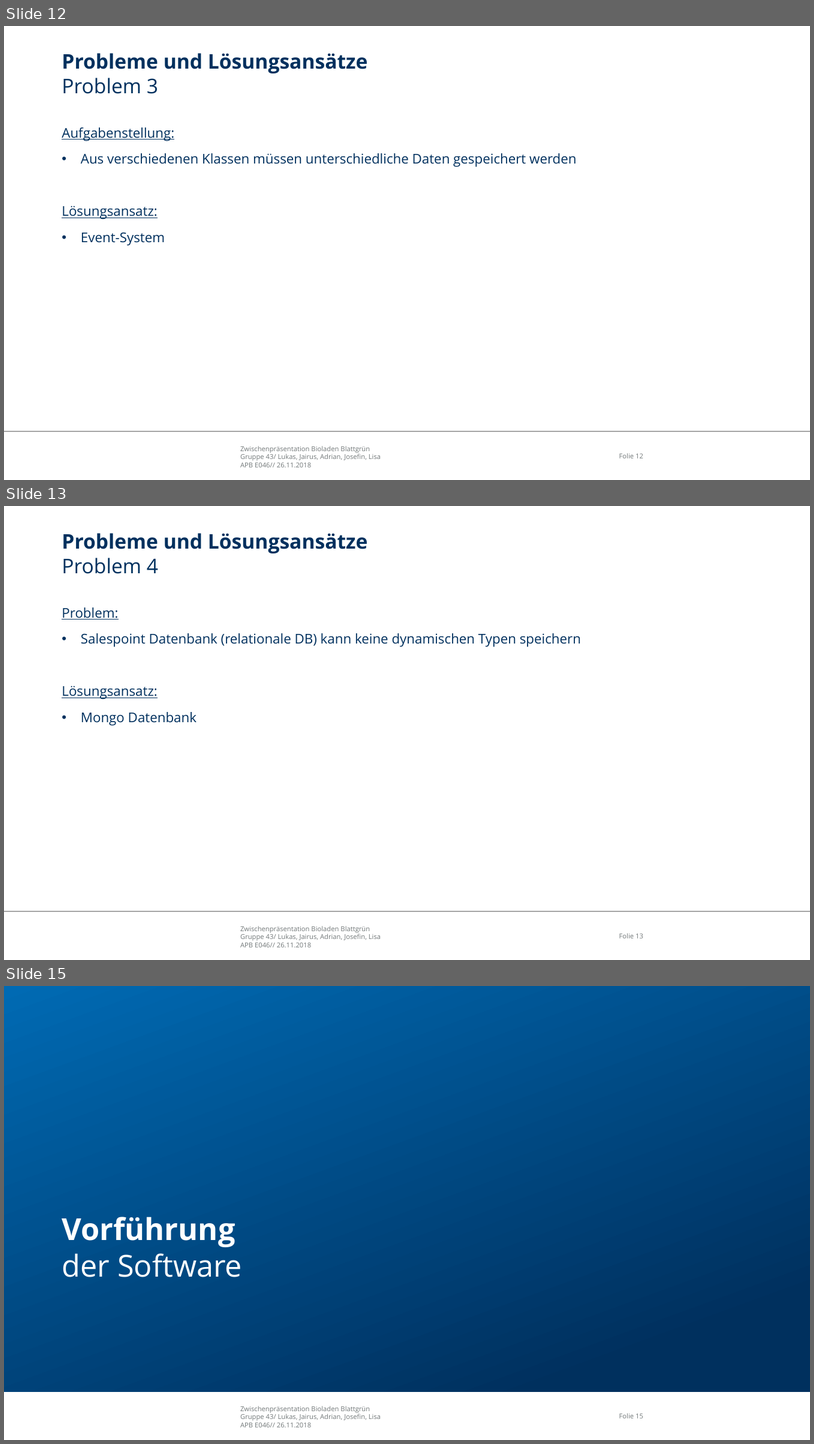
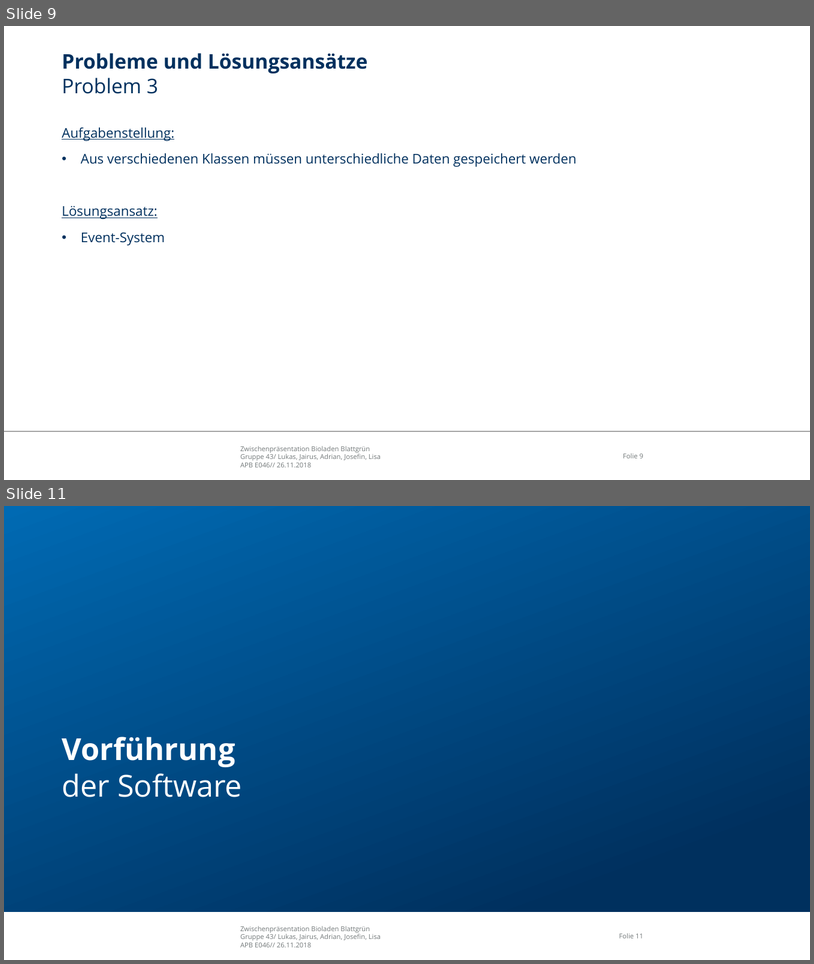
Before and after one commit to LimitlessGreen/swt18w43, a slide deck: src/main/presentation/Zwischenpraesentation.pptx. Shown one above the other, each under a label of ours: slides 12, 13 and 15 before the commit, slides 9 and 11 after it; the slides between them are not shown. The pictures are 814x1444 and 814x964 pixels, drawn with LibreOffice and Linux fonts; fonts in the diff are those of the drawing; background and template pictures are left out. Boxes give left, top, right and bottom in pixels: in the first picture for what was removed or moved away, otherwise in the second. Text is boxed around its words. In the diff, an @@ line names an element or a change of style, - is before the commit and + after.

```diff
--- a/src/main/presentation/Zwischenpraesentation.pptx
+++ b/src/main/presentation/Zwischenpraesentation.pptx
@@ slide 13 removed at [4,506,810,960], background #FFFFFF; not listed: 3 template elements that a slide beside it also shows @@
@@ title removed at [62,533,368,574] @@
-Probleme und Lösungsansätze
-Problem 4
@@ text removed at [62,607,581,726] @@
-Problem:
-• Salespoint Datenbank (relationale DB) kann keine dynamischen Typen speichern
-Lösungsansatz:
-• Mongo Datenbank
@@ what was slide 12 is now slide 9 @@
@@ page number at [623,453,644,458]: text changed @@
-Folie 12
+Folie 9
@@ what was slide 15 is now slide 11 @@
@@ page number at [620,933,644,938]: text changed @@
-Folie 15
+Folie 11
```
Also in this commit, not shown: 5 slides changed, 1 slide added, 3 other slides removed.
